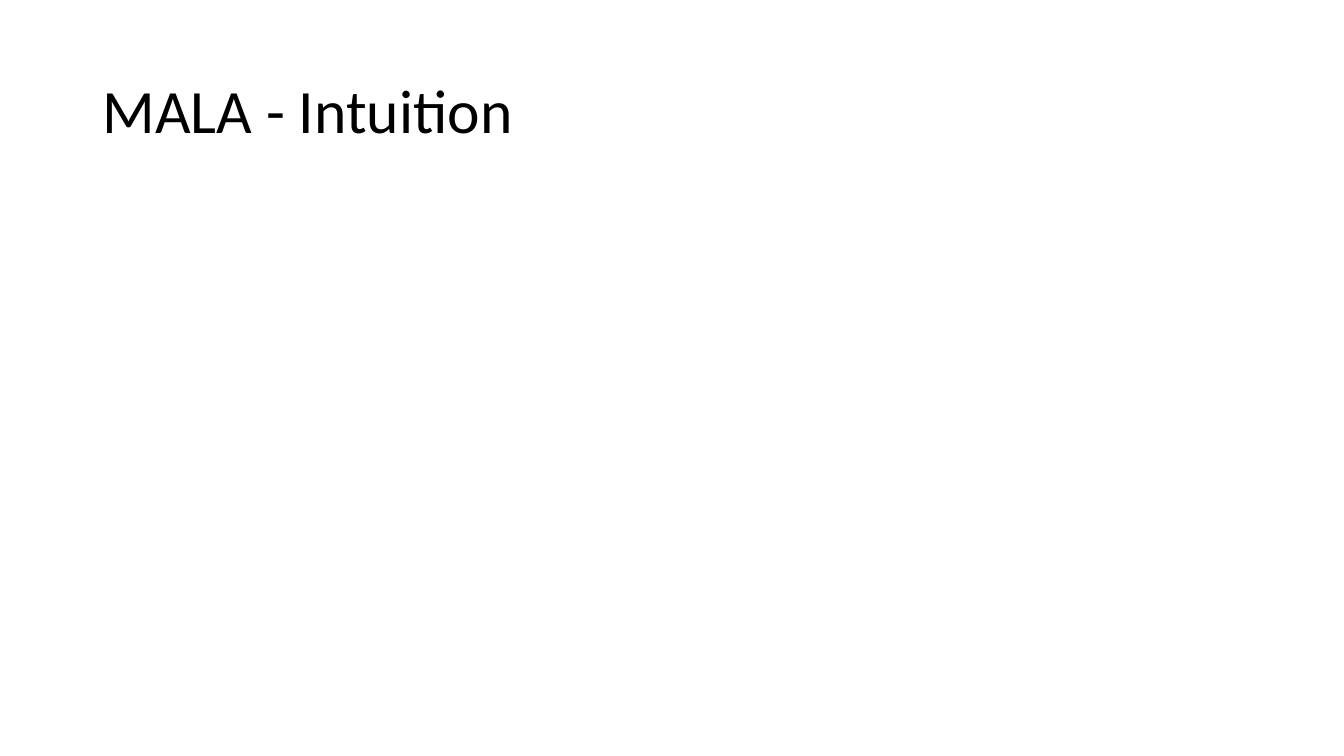
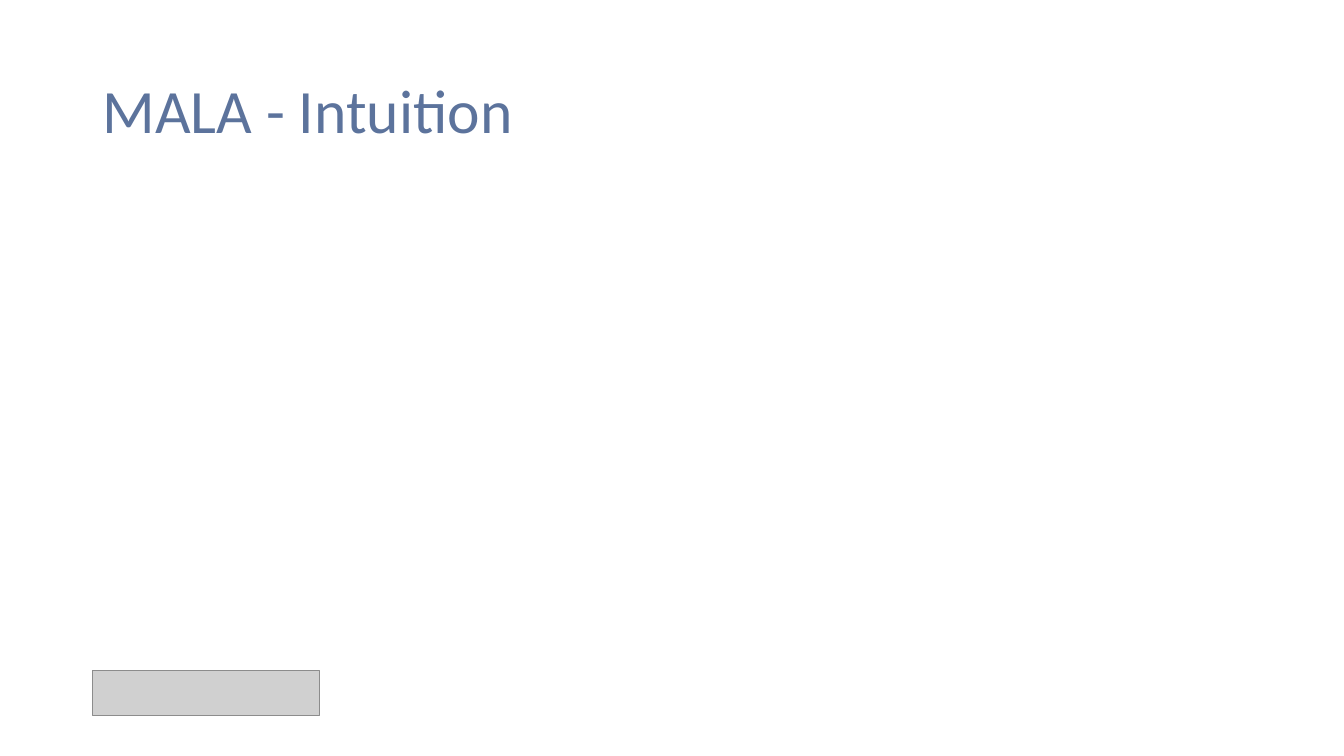
Before and after one commit to PaulNitschke/MCMC-Workshop---Stads, a slide deck: slide 15 of Präsentation_MonteCarlo.pptx. Drawn at 1344x756 pixels with LibreOffice and Linux fonts; fonts in the diff are those of the drawing; grey boxes stand for pictures. Boxes give left, top, right and bottom in pixels: in the first picture for what was removed or moved away, otherwise in the second. Text is boxed around its words. In the diff, an @@ line names an element or a change of style, - is before the commit and + after.

```diff
--- a/Präsentation_MonteCarlo.pptx
+++ b/Präsentation_MonteCarlo.pptx
@@ title "MALA - Intuition" at box(102, 90, 512, 134): text colour #000000 to #5C739C @@
@@ picture added at box(93, 670, 320, 716) @@
```
Also in this commit, not shown: 25 other slides changed.
